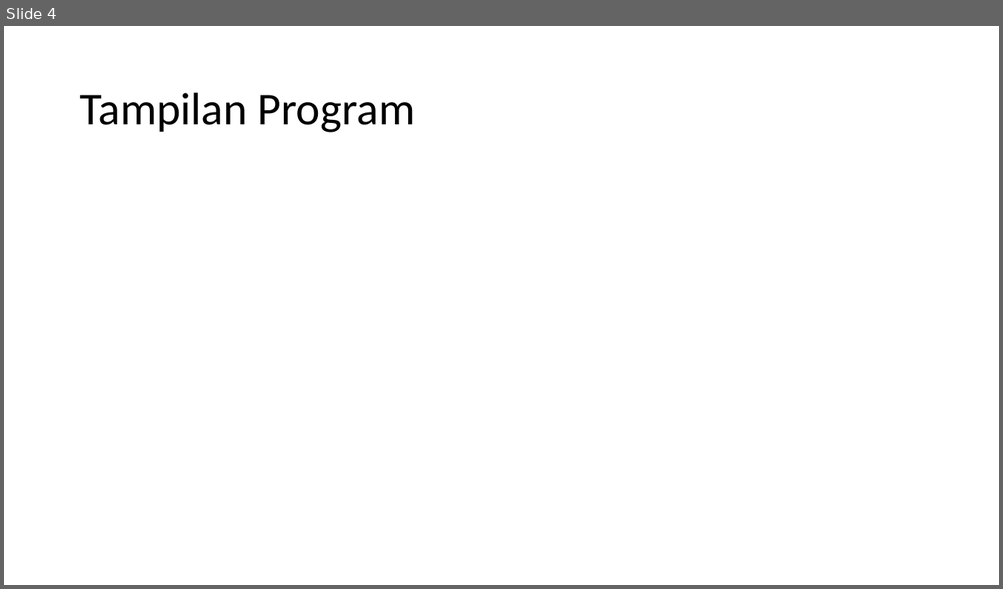
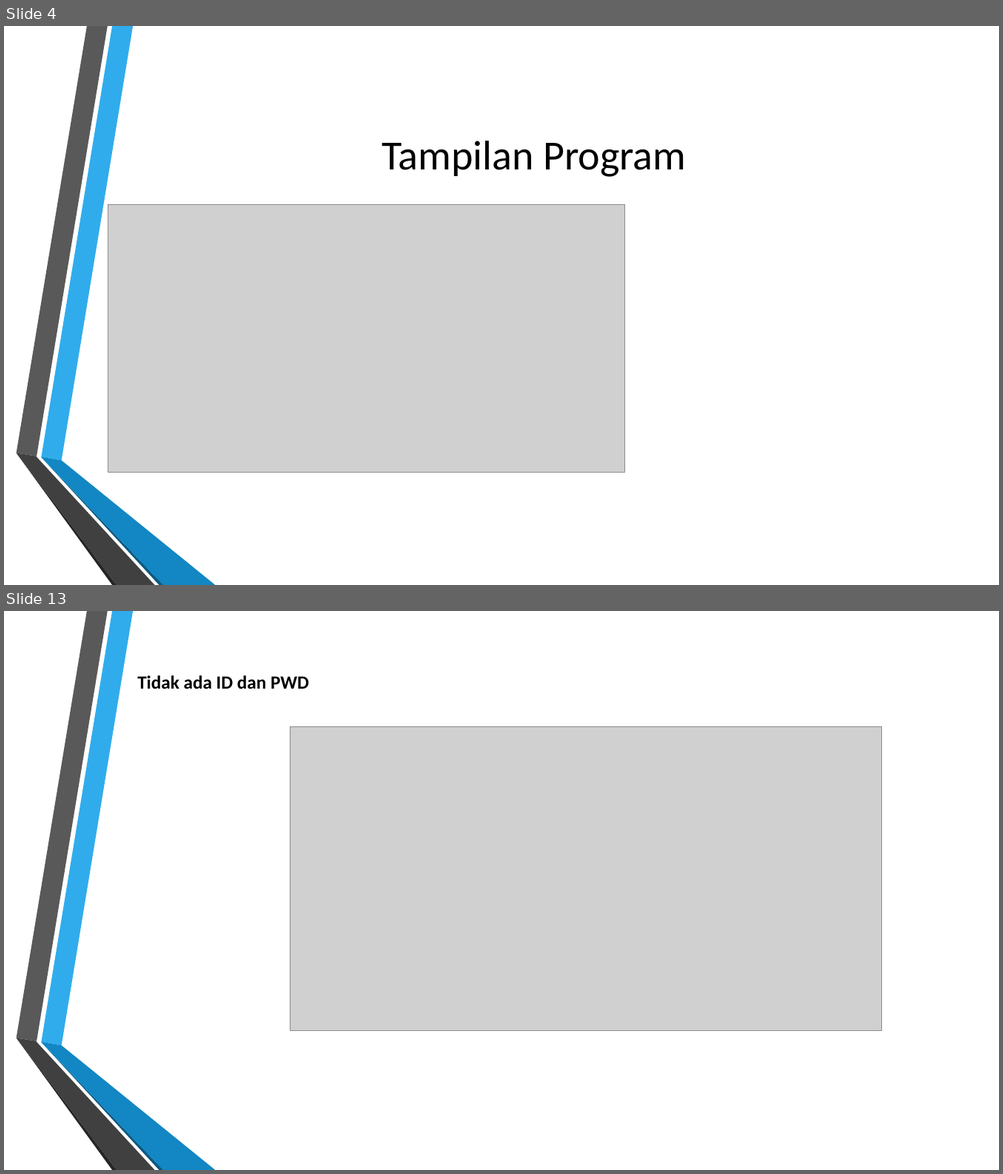
Before and after one commit to DDragoonz/Tugas-Besar, a slide deck: TB/Presentation1.pptx. Shown one above the other, each under a label of ours: slide 4 before the commit, slides 4 and 13 after it; the slides between them are not shown. The pictures are 1003x589 and 1003x1174 pixels, drawn with LibreOffice and Linux fonts; fonts in the diff are those of the drawing; grey boxes stand for pictures; background and template pictures are left out. Boxes give left, top, right and bottom in pixels: in the first picture for what was removed or moved away, otherwise in the second. Text is boxed around its words. In the diff, an @@ line names an element or a change of style, - is before the commit and + after.

```diff
--- a/TB/Presentation1.pptx
+++ b/TB/Presentation1.pptx
@@ slide 13 added at (4,611,999,1170), background picture (left out); not listed: 6 template elements that a slide beside it also shows @@
@@ text added at (137,675,309,689), 18 pt, text #000000, bold @@
+Tidak ada ID dan PWD
@@ picture added at (290,726,882,1031) @@
@@ slide 4 changed as well @@
@@ title "Tampilan Program": place and size @@
-title "Tampilan Program" at (79,93,415,133)
+title "Tampilan Program" at (381,141,686,177)
@@ title "Tampilan Program" at (381,141,686,177): size 44 to 40 pt; alignment left to centre; line spacing 0.9 to 1 @@
@@ picture added at (108,204,624,472) @@
@@ group added at (16,26,215,585): 6 freeform shapes @@
```
Also in this commit, not shown: 2 other slides changed, 9 other slides added, 1 slide removed.
